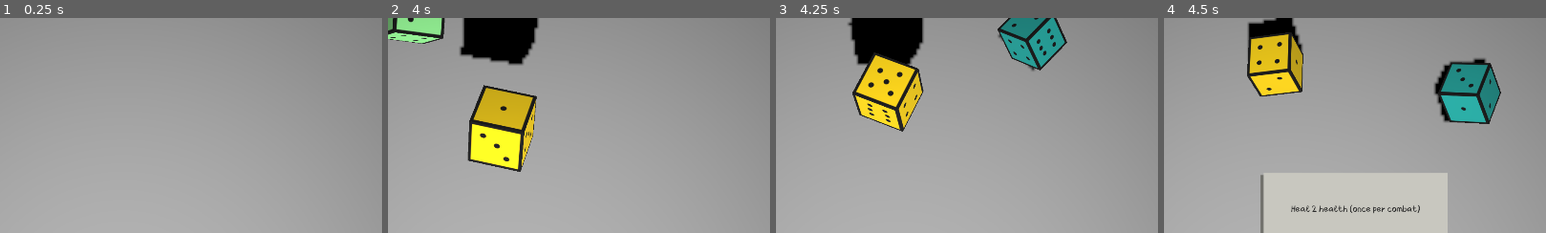
Above: before the commit, frames 1-4 (left to right).
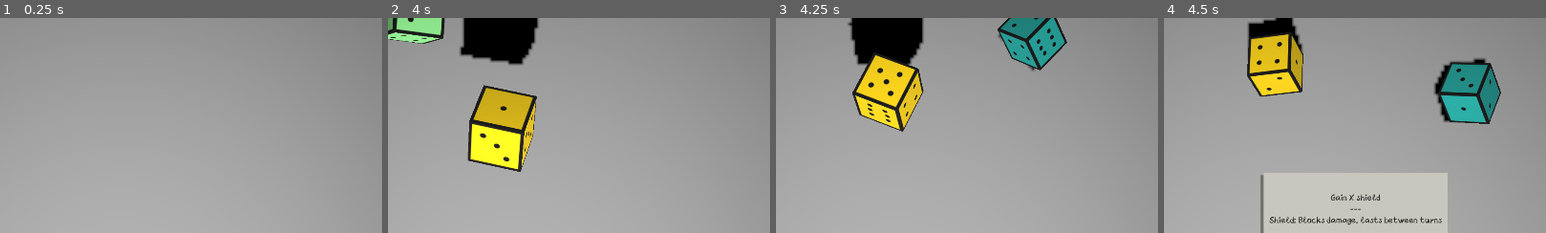
Above: after the commit, the same moments.

Repository: hulien22/bigmode-2023
Game: Godot game, scene res://scenes/combat.tscn
The game is run twice, just before and just after one commit, with the same random seed, the same clock (stepped at 60 frames per second) and the same inputs.
Inputs (mouse positions are % of the whole screen's width and height, from its top left):
- Up to frame 1 (0.25 s): no input
- Up to frame 2 (4 s): tap Enter at 0.5, 2 s; move the mouse to (72, 45) at 0.52 s; tap Space (Launch) at 0.6, 1.25, 2.1, 2.75 s; click (72, 45) at 0.67 s; move the mouse to (30, 55) at 1.27 s; tap Shift at 1.35, 2.85 s; click (30, 55) at 1.42 s; move the mouse to (60, 28) at 2.02 s; click (60, 28) at 2.17 s; move the mouse to (45, 70) at 2.77 s; click (45, 70) at 2.92 s; click "ROLL" at 3.5 s
- Up to frame 3 (4.25 s): no input
- Up to frame 4 (4.5 s): move the mouse to (80, 65) at 4.27 s; tap Space (Launch) at 4.35 s; click (80, 65) at 4.42 s
The pictures show only the part of the screen within x 34-84%, y 21-71%; the shares and areas given below are measured in that part.

Frames 1-3 are identical in both runs. In frame 4, 1.3% of the frame differs, in the area x 27-73%, y 81-97%.

Commit message:
bunch more abilities

Diff:
--- a/abilities.json
+++ b/abilities.json
@@ -12,19 +12,19 @@
 		["Block+", "Gain X+1 shield", [
 			[0, 1, "x+1"]
 		], 0],
-		["Wide Swing", "Deal 2*X damage, but gain 1 Vulnerable", [
-			[1, 0, "2 * x"],
+		["Wide Swing", "Deal X+2 damage, but gain 1 Vulnerable", [
+			[1, 0, "x+2"],
 			[0, 2, 1]
 		], 0],
-		["Wide Swing+", "Deal 2*(X+1) damage, but gain 1 Vulnerable", [
-			[1, 0, "2 * (x + 1)"],
-			[0, 2, 1]
+		["Wide Swing+", "Deal 2*X damage, but gain 2 Vulnerable", [
+			[1, 0, "2 * x"],
+			[0, 2, 2]
 		], 0],
 		["Power Up", "Gain 1 Strength", [
 			[0, 3, 1]
 		], 0],
-		["Power Up+", "Gain 2 Strength", [
-			[0, 3, 2]
+		["Power Up+", "Gain (X-2) Strength", [
+			[0, 3, "x - 2"]
 		], 0],
 		["Rolling Tumble", "Deal [# of rerolls remaining] damage", [
 			[1, 0, "r"]
@@ -47,8 +47,10 @@
 			[0, 4, 1]
 		], 1],
 		["Loot", "Gain 1 gold (once per combat)", [
+			[0, 4, 1]
 		], 2],
 		["Loot+", "Gain 2 gold (once per combat)", [
+			[0, 4, 1]
 		], 2],
 		["Double Slap", "Attack twice for 1 damage", [
 			[1, 0, "1"],
@@ -59,6 +61,62 @@
 			[1, 0, "1"],
 			[1, 0, "1"],
 		], 1],
+		["Preparation", "Repeat the next ability twice", [
+		], 3],
+		["Preparation+", "Repeat the next ability thrice", [
+		], 3],
+		["Fortify", "Gain 1 Fortify (once per combat)", [
+		], 3],
+		["Fortify+", "Gain 2 Fortify (once per combat)", [
+		], 3],
+		["Shield Throw", "Deal damage equal to your block", [
+		], 2],
+		["Shield Throw+", "Gain 2 shield, Deal damage equal to your block", [
+		], 2],
+		["Guarding Blow", "Deal X-2 damage, Gain X-2 shield", [
+			[1, 0, "x-2"],
+			[0, 1, "x-2"]
+		], 1],
+		["Guarding Blow+", "Deal X-1 damage, Gain X-1 shield", [
+			[1, 0, "x-1"],
+			[0, 1, "x-1"]
+		], 1],
+		["Reckless Hit", "Deal X+3 damage, but take 2 damage", [
+			[1, 0, "x+1"],
+			[0, 6, "2"]
+		], 1],
+		["Reckless Hit+", "Deal X+3 damage, but take 1 damage", [
+			[1, 0, "x+3"],
+			[0, 6, "1"]
+		], 1],
+		["Exploit Opening", "Inflict 3 Vulnerable (once per combat)", [
+			[1, 2, 3],
+			[0, 4, 1]
+		], 2],
+		["Exploit Opening+", "Inflict X Vulnerable (once per combat)", [
+			[1, 2, 5],
+			[0, 4, 1]
+		], 2],
+		["Rummage", "Gain a temp die (3x per combat)", [
+			[0, 4, 3]
+		], 3],
+		["Rummage+", "Gain a temp die (5x per combat)", [
+			[0, 4, 5]
+		], 3],
+		["Feast", "Deal 1 damage, if lethal gain 2 max health", [
+			[1, 0, "1"],
+		], 3],
+		["Feast+", "Deal 2 damage, if lethal gain 3 max health", [
+			[1, 0, "2"],
+		], 3],
+		["Enrage", "Take 2 damage, gain X Strength", [
+			[0, 3, "x"],
+			[0, 6, "2"]
+		], 2],
+		["Enrage+", "Take 2 damage, gain 2*X Strength", [
+			[0, 3, "2*x"],
+			[0, 6, "2"]
+		], 2],
 	],
 	"monster_abilities" : [
 		["Bite", "Deal [D] damage", [
@@ -78,5 +136,7 @@
 			[0, 0, 1],
 			[0, 0, 1]
 		]],
+		["Engulf", "Disable top and bottom skills", [
+		]],
 	]
 }
--- a/scenes/ability_box.tscn
+++ b/scenes/ability_box.tscn
@@ -105,7 +105,7 @@
 offset_bottom = 46.0
 theme_override_fonts/font = ExtResource("14_br0um")
 theme_override_font_sizes/font_size = 70
-text = "Power Up"
+text = "Exploit Opening+"
 vertical_alignment = 1
 clip_text = true
 text_overrun_behavior = 1
--- a/scenes/ability_effect.gd
+++ b/scenes/ability_effect.gd
@@ -1,9 +1,9 @@
 extends Resource
 class_name AbilityEffect
 
-enum TARGET { PLAYER, MONSTER }
-enum TYPE { DAMAGE, SHIELD, VULNERABLE, STRENGTH, LIMITED_USES, HEAL }
-#             0       1         2          3           4         5
+enum TARGET { PLAYER, MONSTER, NOONE }
+enum TYPE { DAMAGE, SHIELD, VULNERABLE, STRENGTH, LIMITED_USES, HEAL, SELF_DMG }
+#             0       1         2          3           4         5      6
 
 var target_: TARGET;
 var type_: TYPE;
--- a/scenes/combat.gd
+++ b/scenes/combat.gd
@@ -286,7 +286,7 @@
 		AbilityEffect.TYPE.DAMAGE:
 			var dmg = effect.process_value(occurences)
 			# process other statuses (eg strength, weaknesses)
-			inflict_damage(effect.target_, compute_damage(dmg, (effect.target_ + 1) % 2, effect.target_))
+			inflict_damage(effect.target_, max(0, compute_damage(dmg, (effect.target_ + 1) % 2, effect.target_)))
 		AbilityEffect.TYPE.SHIELD:
 			var amt = effect.process_value(occurences)
 			# process other statuses (eg strength)
@@ -306,6 +306,10 @@
 		AbilityEffect.TYPE.HEAL:
 			var amt = effect.process_value(occurences)
 			change_health(effect.target_, -1 * amt)
+		AbilityEffect.TYPE.SELF_DMG:
+			var dmg = effect.process_value(occurences)
+			# don't include strength, do include vulnerable
+			inflict_damage(effect.target_, max(0, compute_damage(dmg, AbilityEffect.TARGET.NOONE, effect.target_)))
 	return dict
 
 func process_end_turn():
@@ -416,12 +420,13 @@
 func compute_damage(base_dmg: int, source: AbilityEffect.TARGET, target: AbilityEffect.TARGET) -> int:
 	var dmg = base_dmg
 	# first go through strength modifiers
-	for s in statuses[source]:
-		match s.type:
-			AbilityEffect.TYPE.STRENGTH:
-				dmg += s.amount
-			_:
-				pass
+	if source != AbilityEffect.TARGET.NOONE:
+		for s in statuses[source]:
+			match s.type:
+				AbilityEffect.TYPE.STRENGTH:
+					dmg += s.amount
+				_:
+					pass
 	for s in statuses[target]:
 		match s.type:
 			AbilityEffect.TYPE.VULNERABLE:
--- a/scenes/player.gd
+++ b/scenes/player.gd
@@ -15,7 +15,7 @@
 	abilities = [Global.abilities[0],
 				 Global.abilities[0],
 				 Global.abilities[2],
-				 Global.abilities[12],
+				 Global.abilities[2],
 				 Global.abilities[4],
 				 Global.abilities[6]]
 	dice = [[[1,2,6,5,3,4], Color.LIGHT_SEA_GREEN],
